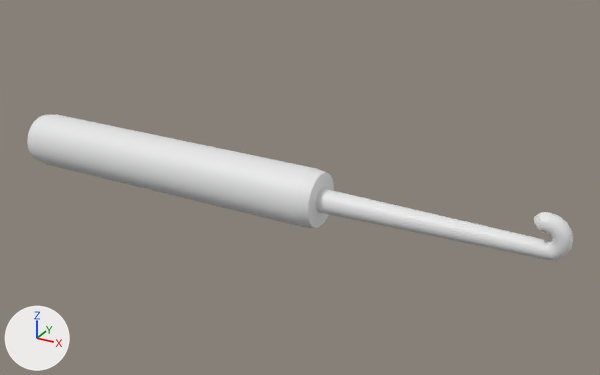
A saved change to the FBX model charonsCorner/Assets/Art/models/props/crochet_hook/crochet_hook.fbx.
The view is the same before and after, from a 50 mm camera at (497.0, -599.0, 337.0) aimed at (159.0, 15.0, 30.0). The axes (+X, +Y, +Z) are drawn at lower left. The lights are the same throughout. The picture after the commit comes second. Where no turn or scale is listed for an object, it has been applied to the vertices.

Script lines for the objects in view, before the commit:
```python
me_cylinder_001 = bpy.data.meshes.new('Cylinder.001')
me_cylinder_001.from_pydata(...)  # 545 vertices, 545 faces; spans x -143.0..406.0, y -26.0..27.0, z -29.0..31.0
ob_hook = bpy.data.objects.new('Hook', me_cylinder_001)
ob_hook.location = (0.0, 0.0, 31.0)
```
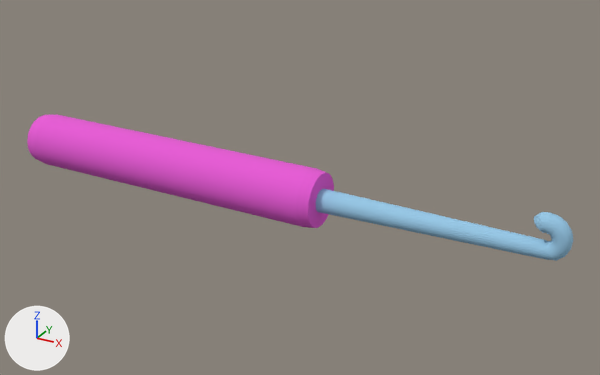
Changed parts and their boxes [x1, y1, x2, y2] in the pictures (600 x 375 px):
part 1 of me_cylinder_001, recoloured (white to pink)
    both: [35, 115, 334, 228]
part 2 of me_cylinder_001, recoloured (white to pink)
    both: [27, 115, 51, 162]
part 3 of me_cylinder_001, recoloured (white to blue)
    both: [316, 188, 573, 261]

Diff of the bpy script that builds the scene:
```diff
--- a/charonsCorner/Assets/Art/models/props/crochet_hook/crochet_hook.fbx.py
+++ b/charonsCorner/Assets/Art/models/props/crochet_hook/crochet_hook.fbx.py
@@ mat_material_001 @@
+mat_material_001 = principled_material('Material.001')
+mat_material_001.base_color = (0.311, 0.58, 0.802)  # blue #97c8e7
+mat_material_001.roughness = 1.0
@@ mat_material @@
+mat_material = principled_material('Material')
+mat_material.base_color = (0.801, 0.0995, 0.669)  # pink #e759d6
+mat_material.roughness = 1.0
@@ me_cylinder_001 @@
 me_cylinder_001.from_pydata(...)  # 545 vertices, 545 faces; spans x -143.0..406.0, y -26.0..27.0, z -29.0..31.0
 # used by ob_hook; location = (0.0, 0.0, 31.0)
+# me_cylinder_001 part 1: all 96 faces centred in x 24.0..189.0, y -26.0..27.0, z -28.0..25.0 switch from no material to mat_material (pink #e759d6)
+# me_cylinder_001 part 2: all 33 faces centred in x -143.0..-137.0, y -25.0..26.0, z -27.0..24.0 switch from no material to mat_material (pink #e759d6)
+# me_cylinder_001 part 3: 413 of the faces centred in x 286.0..406.0, y -9.0..9.0, z -10.0..30.0 switch from no material to mat_material_001 (blue #97c8e7)
```
